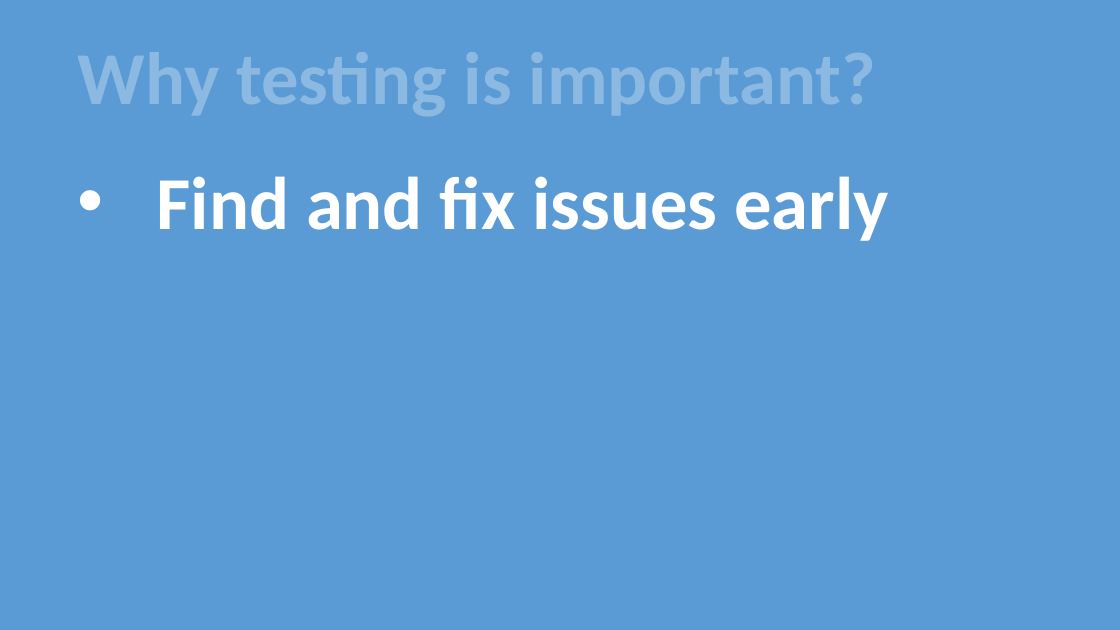
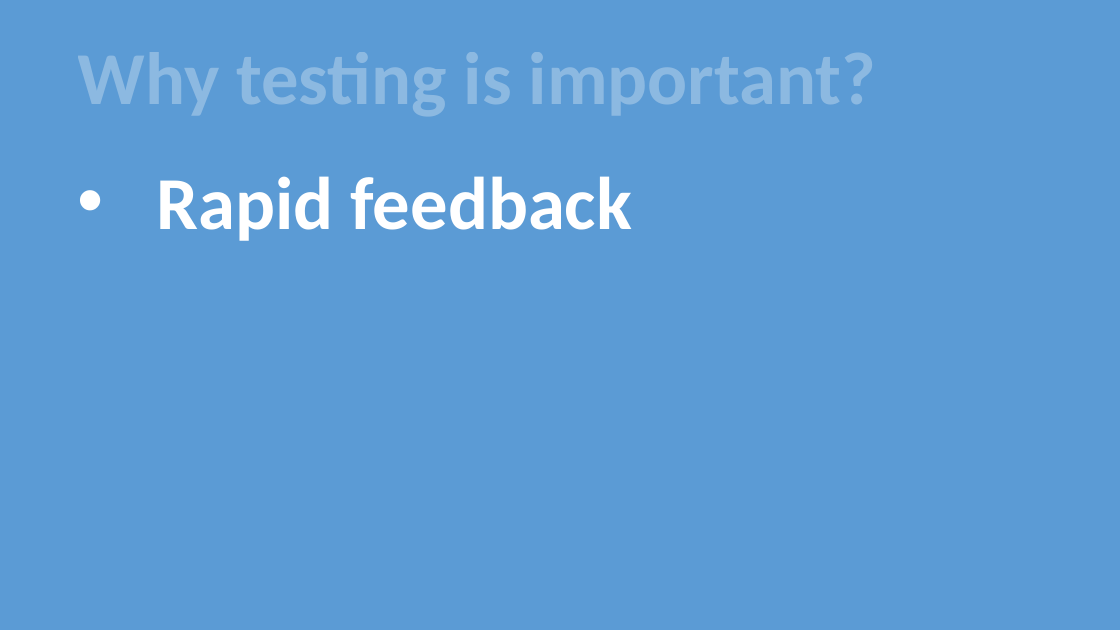
Before and after one commit to mutairibassam/beat-android, a slide deck: slide 67 of 1-Get-started/AB-03.01-The-debugger/Debugging.pptx. Drawn at 1120x630 pixels with LibreOffice and Linux fonts; fonts in the diff are those of the drawing. Boxes give left, top, right and bottom in pixels: in the first picture for what was removed or moved away, otherwise in the second. Text is boxed around its words. In the diff, an @@ line names an element or a change of style, - is before the commit and + after.

```diff
--- a/1-Get-started/AB-03.01-The-debugger/Debugging.pptx
+++ b/1-Get-started/AB-03.01-The-debugger/Debugging.pptx
@@ text at (x1=157, y1=176, x2=632, y2=241): text changed @@
-• Find and fix issues early
+• Rapid feedback
```
Also in this commit, not shown: 1 other slide changed, 44 slides added, 2 slides removed, 6 other files.
